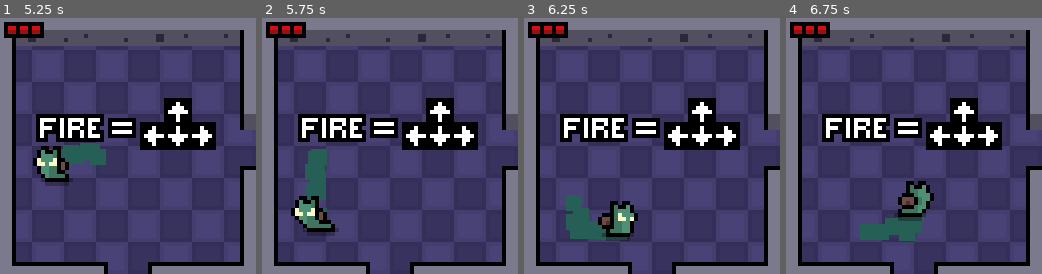
Above: before the commit, frames 1-4 (left to right).
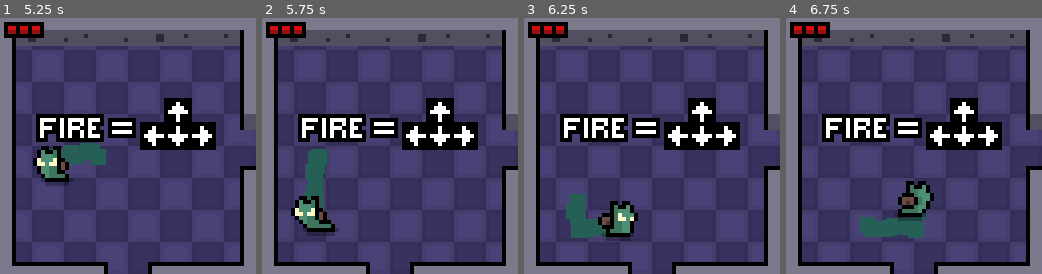
Above: after the commit, the same moments.

Repository: cl3m0ns/LOWREZ2019
Game: Godot game, scene res://Title/Title.tscn
Same seed, same stepped clock (60 frames per second), same inputs: the game is played once before the commit and once after it.
Inputs:
- Up to frame 1 (5.25 s): tap Enter at 0.5 s; hold D (move_right) 0.53-1.28 s; hold S (move_down) 1.28-2.03 s; hold D (move_right) 2.03-2.78 s; hold W (move_up) 2.78-3.53 s; hold A (move_left) 3.53-5.03 s; hold S (move_down) from 5.03 s (still down)
- Up to frame 2 (5.75 s): keep holding S (move_down)
- Up to frame 3 (6.25 s): release S (move_down) at 5.78 s; hold D (move_right) from 5.78 s (still down)
- Up to frame 4 (6.75 s): release D (move_right) at 6.53 s; hold W (move_up) from 6.53 s (still down)

Frame 1 is identical in both runs. In frame 2, 0.2% of the frame differs, in the area x 16-26%, y 59-83%; in frame 3, 0.5%; in frame 4, 0.7%, in the area x 28-55%, y 76-88%.
Error before the commit: Parse Error: Mixed tabs and spaces in indentation. (res://Enemies/Fly.gd:90)

Commit message:
player hitbox bug

Diff:
--- a/Camera/Camera.gd
+++ b/Camera/Camera.gd
@@ -23,15 +23,27 @@
 	var player = get_parent().get_node("Player")
 	var hp = player.hp
 	match hp:
+		0:
+			$hp.modulate = Color(0,0,0,0)
+			$hp2.modulate = Color(0,0,0,0)
+			$hp3.modulate = Color(0,0,0,0)
+			disable_enemies()
 		1:
 			$hp2.modulate = Color(0,0,0,0)
 			$hp3.modulate = Color(0,0,0,0)
 		2:
 			$hp3.modulate = Color(0,0,0,0)
 		3:
-			$hp1.modulate = Color(1,1,1,1)
+			$hp.modulate = Color(1,1,1,1)
 			$hp2.modulate = Color(1,1,1,1)
 			$hp3.modulate = Color(1,1,1,1)
+
+func disable_enemies():
+	var collisions = $Area.get_overlapping_bodies()
+
+	for i in collisions:
+		if i.get("TYPE") == "ENEMY":
+			i.set_physics_process(false)
 
 func check_for_enemies():
 	var collisions = $Area.get_overlapping_bodies()
--- a/Enemies/Fly.gd
+++ b/Enemies/Fly.gd
@@ -1,6 +1,6 @@
 extends KinematicBody2D
 var TYPE = "ENEMY"
-const SPEED = 20
+const SPEED = 15
 
 var moveDir = Vector2.RIGHT
 var oldDir = Vector2.ZERO
@@ -42,6 +42,9 @@
 			state = CHASE
 		elif oldState == CHASE:
 			state = choose(stateChooser)
+	else:
+		set_physics_process(false)
+
 	if iframes > 0:
 		iframes -= 1
 		get_node("Sprite").modulate = Color(10,10,10,10)
@@ -54,11 +57,12 @@
 
 func damage_loop():
 	if canDamage == 0:
-		for body in $Hitbox.get_overlapping_bodies():
-			if body.get("TYPE") == "PLAYER":
+		for body in $Hitbox.get_overlapping_areas():
+			if body.get("TYPE") == "PLAYER_HITBOX":
 				print("hurting player")
-				body.knockDir = body.get_global_position() - get_global_position()
-				body.take_damage()
+				var player = body.get_parent()
+				player.knockDir = player.get_global_position() - get_global_position()
+				player.take_damage()
 				canDamage = 100
 	else:
 		canDamage -= 1
@@ -86,8 +90,7 @@
 	var flyPos = get_global_position()
 	var playerPos = player.get_global_position()
 	var  moveDir = (playerPos - position).normalized() * SPEED
-	if (playerPos - position).length() > 5:
-        move_and_slide(moveDir, Vector2.ZERO)
+	move_and_slide(moveDir, Vector2.ZERO)
 
 func move():
 	move_and_slide(moveDir.normalized() *SPEED, Vector2.ZERO)
--- a/Enemies/Fly.tscn
+++ b/Enemies/Fly.tscn
@@ -48,7 +48,7 @@
 }
 
 [sub_resource type="RectangleShape2D" id=3]
-extents = Vector2( 2.35609, 2.24756 )
+extents = Vector2( 1.92412, 1.85908 )
 
 [node name="Fly" type="KinematicBody2D"]
 script = ExtResource( 1 )
@@ -56,13 +56,13 @@
 [node name="Sprite" type="Sprite" parent="."]
 texture = ExtResource( 2 )
 hframes = 8
-frame = 1
 __meta__ = {
 "_edit_lock_": true
 }
 
 [node name="CollisionShape2D" type="CollisionShape2D" parent="."]
-position = Vector2( 0, -3 )
+visible = false
+position = Vector2( 0, -4 )
 shape = SubResource( 1 )
 __meta__ = {
 "_edit_lock_": true
@@ -82,8 +82,7 @@
 }
 
 [node name="CollisionShape2D" type="CollisionShape2D" parent="Hitbox"]
-visible = false
-position = Vector2( 0, -3 )
+position = Vector2( 0, -4 )
 shape = SubResource( 3 )
 __meta__ = {
 "_edit_lock_": true
--- /dev/null
+++ b/Player/Hitbox.gd
@@ -0,0 +1,13 @@
+extends Area2D
+var TYPE = "PLAYER_HITBOX"
+# Declare member variables here. Examples:
+# var a = 2
+# var b = "text"
+
+# Called when the node enters the scene tree for the first time.
+func _ready():
+	pass # Replace with function body.
+
+# Called every frame. 'delta' is the elapsed time since the previous frame.
+#func _process(delta):
+#	pass
--- a/Player/Player.gd
+++ b/Player/Player.gd
@@ -23,6 +23,8 @@
 var state
 var PREV_STATE
 var NEXT_STATE = IDLE
+var isDead = false
+var alpha = 1
 
 # Called when the node enters the scene tree for the first time.
 func _ready():
@@ -32,6 +34,13 @@
 
 # Called every frame. 'delta' is the elapsed time since the previous frame.
 func _physics_process(delta):
+	if isDead:
+		alpha -= .01
+		$Sprite.modulate = Color(1,1,1,alpha)
+
+	if isDead && $FadePlayerTimer.is_stopped():
+		get_tree().change_scene("res://Title/Title.tscn")
+
 	state = NEXT_STATE
 	match state:
 		IDLE:
@@ -61,6 +70,7 @@
 		hp -= 1
 		get_parent().get_node("Camera").update_hp()
 		if hp <= 0:
+			NEXT_STATE = KNOCKBACK
 			do_death()
 		else:
 			NEXT_STATE = KNOCKBACK
@@ -68,6 +78,9 @@
 
 
 func do_death():
+	$DeathBoom.emitting = true
+	$FadePlayerTimer.start()
+	isDead = true
 	pass
 
 func get_next_state():
--- a/Player/Player.tscn
+++ b/Player/Player.tscn
@@ -1,7 +1,8 @@
-[gd_scene load_steps=10 format=2]
+[gd_scene load_steps=12 format=2]
 
 [ext_resource path="res://Player/Player.gd" type="Script" id=1]
 [ext_resource path="res://Player/snail hero.png" type="Texture" id=2]
+[ext_resource path="res://Player/Hitbox.gd" type="Script" id=3]
 
 [sub_resource type="RectangleShape2D" id=1]
 extents = Vector2( 3, 2 )
@@ -107,6 +108,9 @@
 "values": [ 6, 7, 8, 9 ]
 }
 
+[sub_resource type="RectangleShape2D" id=8]
+extents = Vector2( 2.83117, 3.49176 )
+
 [node name="Player" type="KinematicBody2D"]
 script = ExtResource( 1 )
 
@@ -125,12 +129,13 @@
 [node name="Sprite" type="Sprite" parent="."]
 texture = ExtResource( 2 )
 hframes = 18
-frame = 16
+frame = 2
 __meta__ = {
 "_edit_lock_": true
 }
 
 [node name="CollisionShape2D" type="CollisionShape2D" parent="."]
+visible = false
 position = Vector2( 0, 2 )
 shape = SubResource( 1 )
 __meta__ = {
@@ -148,3 +153,28 @@
 [node name="ShootTimer" type="Timer" parent="."]
 wait_time = 0.4
 one_shot = true
+
+[node name="DeathBoom" type="CPUParticles2D" parent="."]
+emitting = false
+amount = 20
+lifetime = 0.5
+explosiveness = 1.0
+emission_shape = 1
+emission_sphere_radius = 1.0
+spread = 180.0
+gravity = Vector2( 0, 0 )
+initial_velocity = 15.0
+initial_velocity_random = 0.06
+linear_accel = 10.0
+scale_amount = 2.0
+color = Color( 0.501961, 0.00392157, 0.00392157, 1 )
+
+[node name="FadePlayerTimer" type="Timer" parent="."]
+one_shot = true
+
+[node name="Hitbox" type="Area2D" parent="."]
+script = ExtResource( 3 )
+
+[node name="CollisionShape2D" type="CollisionShape2D" parent="Hitbox"]
+position = Vector2( 0, -0.5 )
+shape = SubResource( 8 )
